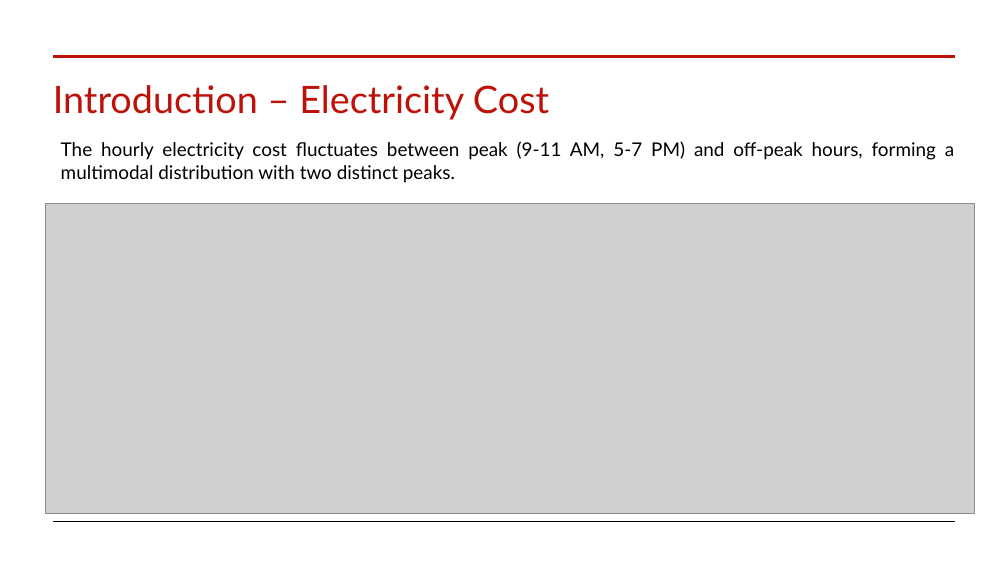
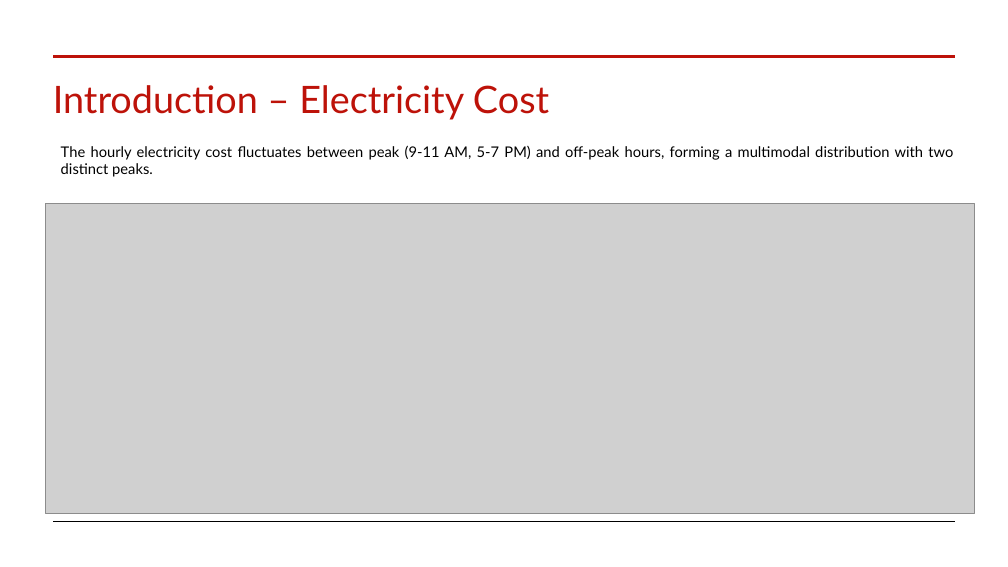
Before and after one commit to auttwitter/DSI-04, a slide deck: slide 3 of projects/project_capstone/Project_Capstone_Presentation.pptx. Drawn at 1008x567 pixels with LibreOffice and Linux fonts; fonts in the diff are those of the drawing; grey boxes stand for pictures. Boxes give left, top, right and bottom in pixels: in the first picture for what was removed or moved away, otherwise in the second. Text is boxed around its words. In the diff, an @@ line names an element or a change of style, - is before the commit and + after.

```diff
--- a/projects/project_capstone/Project_Capstone_Presentation.pptx
+++ b/projects/project_capstone/Project_Capstone_Presentation.pptx
@@ text "The hourly electricity cost fluctuates ..." at <box>61,145,953,177</box>: size 18 to 14 pt @@
```
Also in this commit, not shown: 5 other slides changed.
